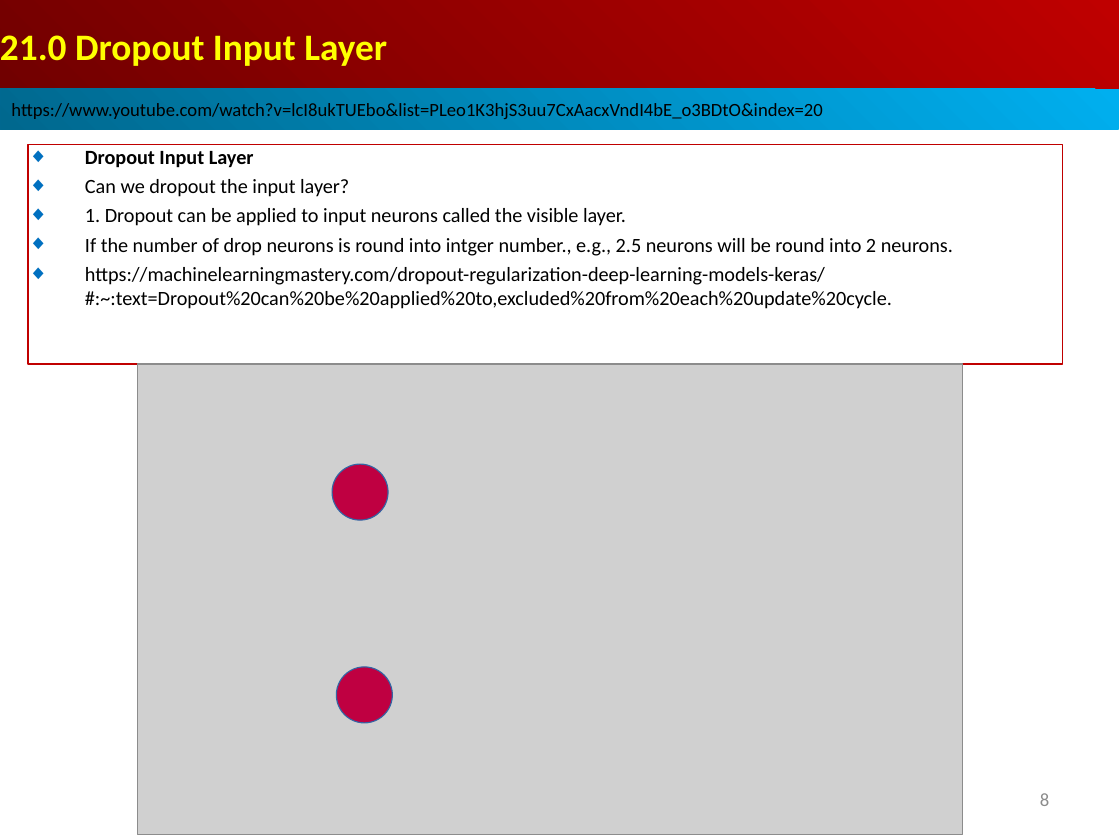
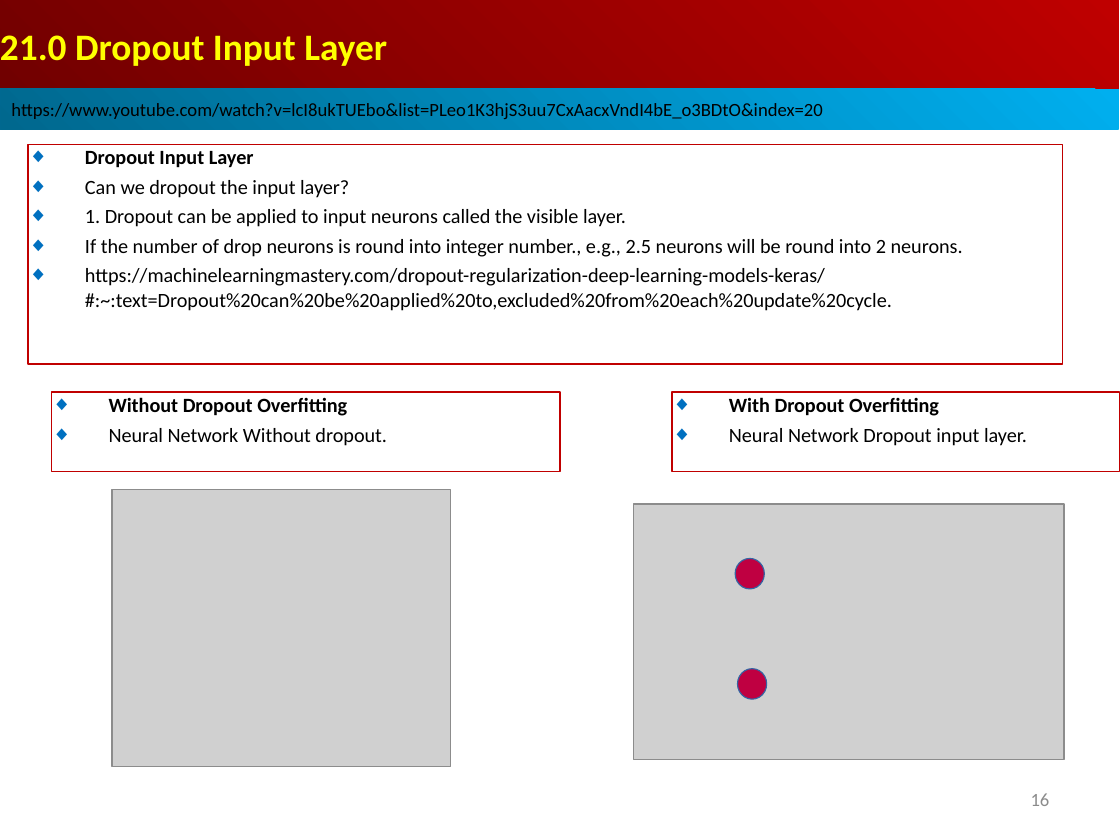
Before and after one commit to peterhchen/AIU_CS512_DL, a slide deck: slide 16 of 000_Lecture_Project/week11/001_Video/21.00_w10_review_Dropout.ppt (slide 8 before the commit). Drawn at 1120x840 pixels with LibreOffice and Linux fonts; fonts in the diff are those of the drawing; grey boxes stand for pictures. Boxes give left, top, right and bottom in pixels: in the first picture for what was removed or moved away, otherwise in the second. Text is boxed around its words. In the diff, an @@ line names an element or a change of style, - is before the commit and + after.

```diff
--- a/000_Lecture_Project/week11/001_Video/21.00_w10_review_Dropout.ppt
+++ b/000_Lecture_Project/week11/001_Video/21.00_w10_review_Dropout.ppt
@@ text in rectangle at bbox=[85, 239, 963, 257]: text changed @@
-◆ If the number of drop neurons is round into intger number., e.g., 2.5 neurons will be round into 2 neurons.
+◆ If the number of drop neurons is round into integer number., e.g., 2.5 neurons will be round into 2 neurons.
@@ rectangle added at bbox=[52, 392, 560, 472], outline #C00000 0.74 pt, 13 pt, text #000000 @@
+◆ Without Dropout Overfitting
+◆ Neural Network Without dropout.
@@ rectangle added at bbox=[672, 392, 1120, 472], outline #C00000 0.74 pt, 13 pt, text #000000 @@
+◆ With Dropout Overfitting
+◆ Neural Network Dropout input layer.
@@ ellipse removed at bbox=[333, 464, 389, 520] @@
@@ picture added at bbox=[112, 489, 451, 766] @@
@@ picture: place and size @@
-picture at bbox=[137, 364, 962, 834]
+picture at bbox=[634, 504, 1064, 759]
@@ ellipse added at bbox=[735, 559, 764, 589], fill #BF0041, outline #3465A4 0.74 pt @@
@@ ellipse removed at bbox=[336, 666, 392, 722] @@
@@ ellipse added at bbox=[738, 669, 767, 699], fill #BF0041, outline #3465A4 0.74 pt @@
@@ page number at bbox=[1031, 793, 1050, 806]: text changed @@
-8
+16
```
Also in this commit, not shown: 6 other slides changed, 10 slides added.
